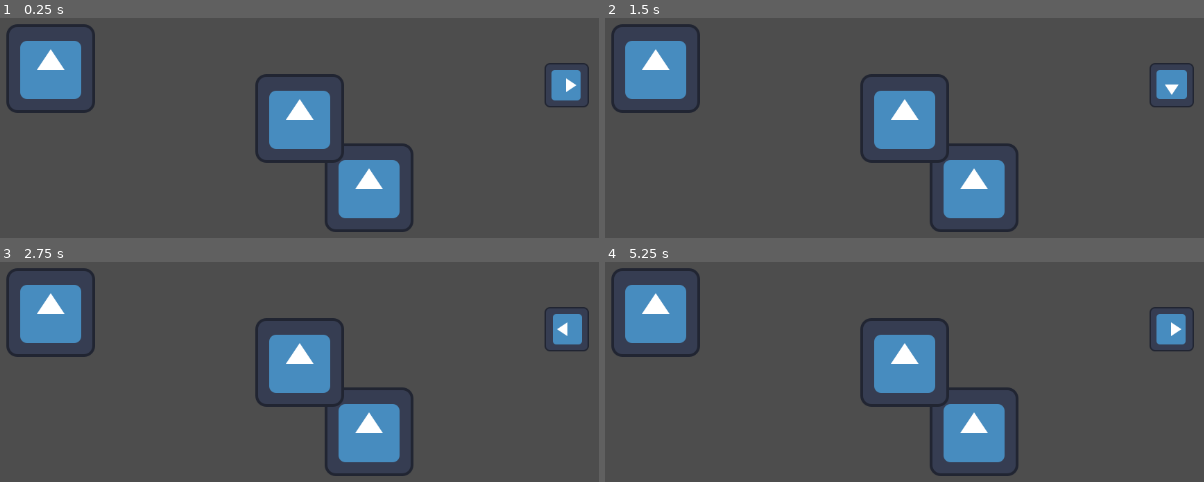
Above: before the commit, frames 1-4 (two rows, left to right).
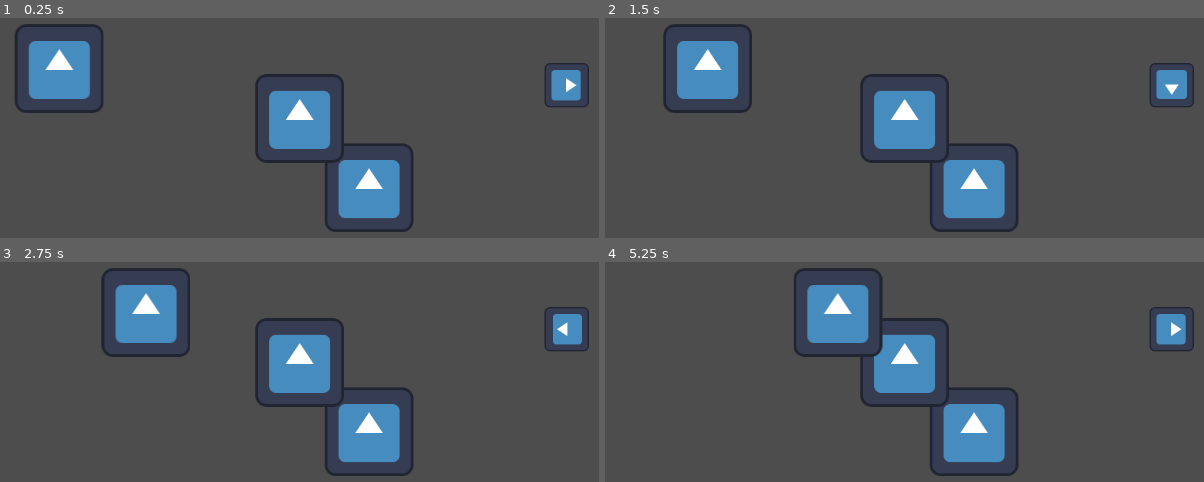
Above: after the commit, the same moments.

Repository: mogitdb/Intro2Godot
Game: Godot game, scene res://main.tscn
The game is run twice, just before and just after one commit, with the same random seed, the same clock (stepped at 60 frames per second) and the same inputs. The engine's default icon, where the game draws it, is replaced by a stand-in: a white triangle on a blue panel in a dark square.
Inputs:
- Up to frame 1 (0.25 s): no input
- Up to frame 2 (1.5 s): tap Enter (ui_accept) at 0.5, 0.6, 0.77, 1.07, 1.35 s
- Up to frame 3 (2.75 s): tap Enter (ui_accept) at 1.52, 1.82, 2.1 s
- Up to frame 4 (5.25 s): tap Enter (ui_accept) at 2.85, 3.02, 3.32, 3.6, 3.77, 4.07, 4.35, 4.52, 4.82, 5.1 s

The runs differ from the first frame. In frame 1, 1.8% of the frame differs, in the area x 1-18%, y 2-44%; in frame 2, 5.6%; in frame 3, 6.9%; in frame 4, 7.0%, in the area x 1-47%, y 2-44%.

Commit message:
Exercise on Scripting
GDScripting a scene

Diff:
--- a/animal.gd
+++ /dev/null
@@ -1,12 +0,0 @@
-class_name Animal
-
-
-var _my_age: int = 12
-
-
-func say_age() -> void:
-	print(_my_age)
-
-
-class Player:
-	var name: String
--- a/main.gd
+++ b/main.gd
@@ -1,16 +1,39 @@
 extends Node2D
 
-class_name Main
+const DANGER: int = 5
+
+enum GAME_STATUS { PLAYING, PAUSED, GAME_OVER}
+
+@export var start_lives: int = 10
+
+@onready var icon_2 = $Icon2
+@onready var icon_3 = $Icon/Icon3
 
 
+var _lives: int = 15
+var _current_status: GAME_STATUS = GAME_STATUS.PLAYING
 
 # Called when the node enters the scene tree for the first time.
 func _ready():
-	var a = Animal.new()
-	a.say_age()
-
+	print(_lives)
+	_lives = start_lives
+	print(icon_3.position)
+	print(icon_3.global_position)
 
 
 # Called every frame. 'delta' is the elapsed time since the previous frame.
 func _process(delta):
-	pass
+	if Input.is_action_just_pressed("ui_accept") == true:
+		reduce_lives()
+
+	icon_2.position.x += delta * 50.0
+
+
+func reduce_lives() -> void:
+	_lives -= 1
+	if _lives <= 0:
+		print("DEAD")
+	elif _lives <= DANGER:
+		print("DANGER!:", _lives)
+	else:
+		print("OUCH!:", _lives)
--- a/main.tscn
+++ b/main.tscn
@@ -6,6 +6,7 @@
 
 [node name="Main" type="Node2D"]
 script = ExtResource("1_pst5m")
+start_lives = 16
 
 [node name="Icon" type="Sprite2D" parent="."]
 position = Vector2(659, 372)
